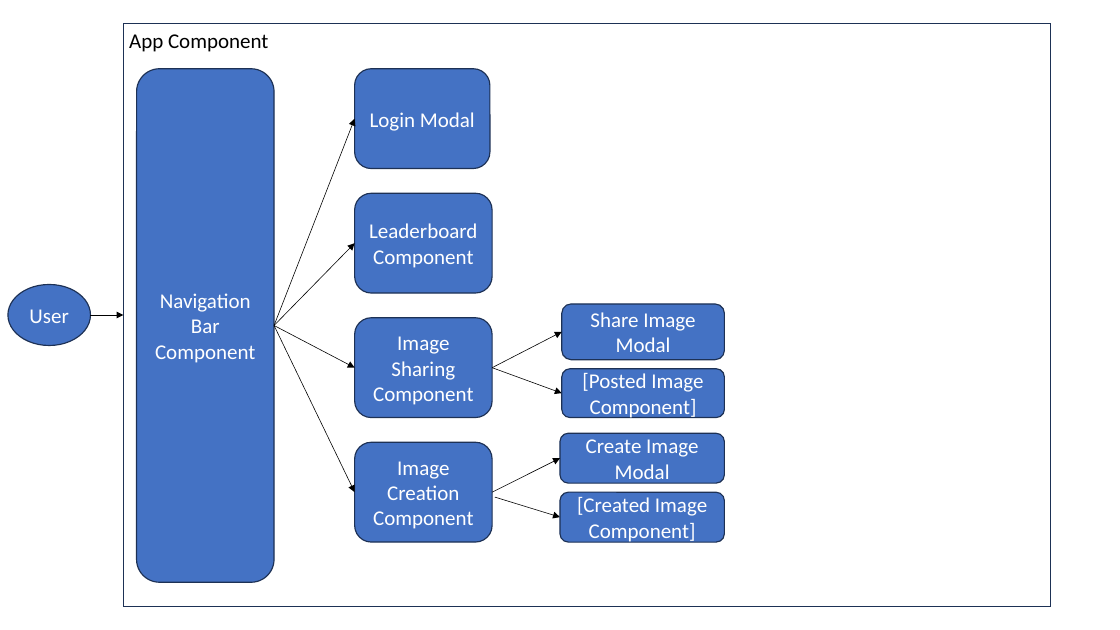
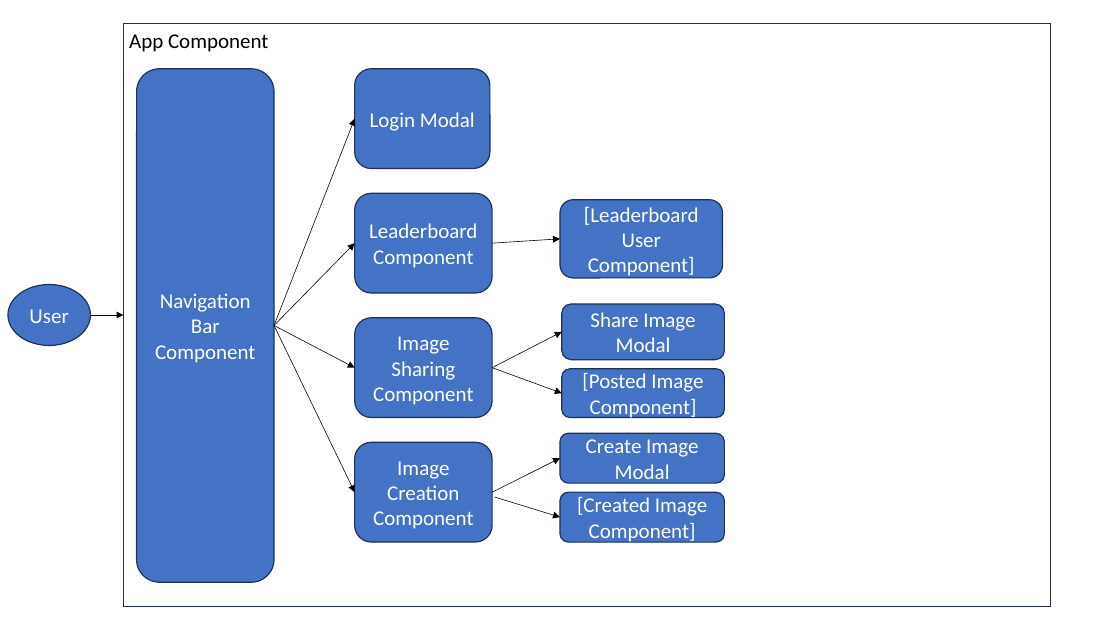
Before and after one commit to heyitsaj/CS554-Final-Project, a slide deck: slide 1 of documentation/final_project_planning.pptx. Drawn at 1120x630 pixels with LibreOffice and Linux fonts; fonts in the diff are those of the drawing. Boxes give left, top, right and bottom in pixels: in the first picture for what was removed or moved away, otherwise in the second. Text is boxed around its words. In the diff, an @@ line names an element or a change of style, - is before the commit and + after.

Commit message:
updated typedef to include registering a user. - added task items I believe required to complete project

```diff
--- a/documentation/final_project_planning.pptx
+++ b/documentation/final_project_planning.pptx
@@ rounded rectangle added at (560, 200, 723, 278), fill #4472C4, outline #1E3256 1 pt, 18 pt, text #FFFFFF @@
+[Leaderboard User Component]
@@ arrow added from (492, 243) to (560, 239), #000000 0.5 pt @@
```
Also in this commit, not shown: 3 other files.
